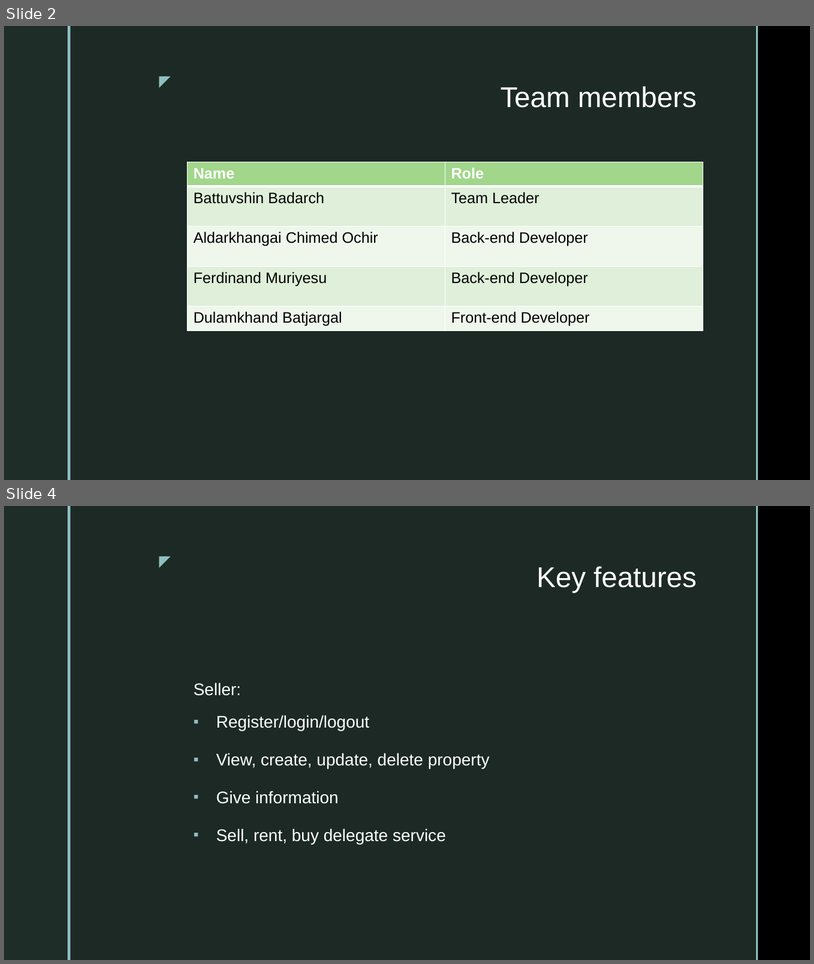
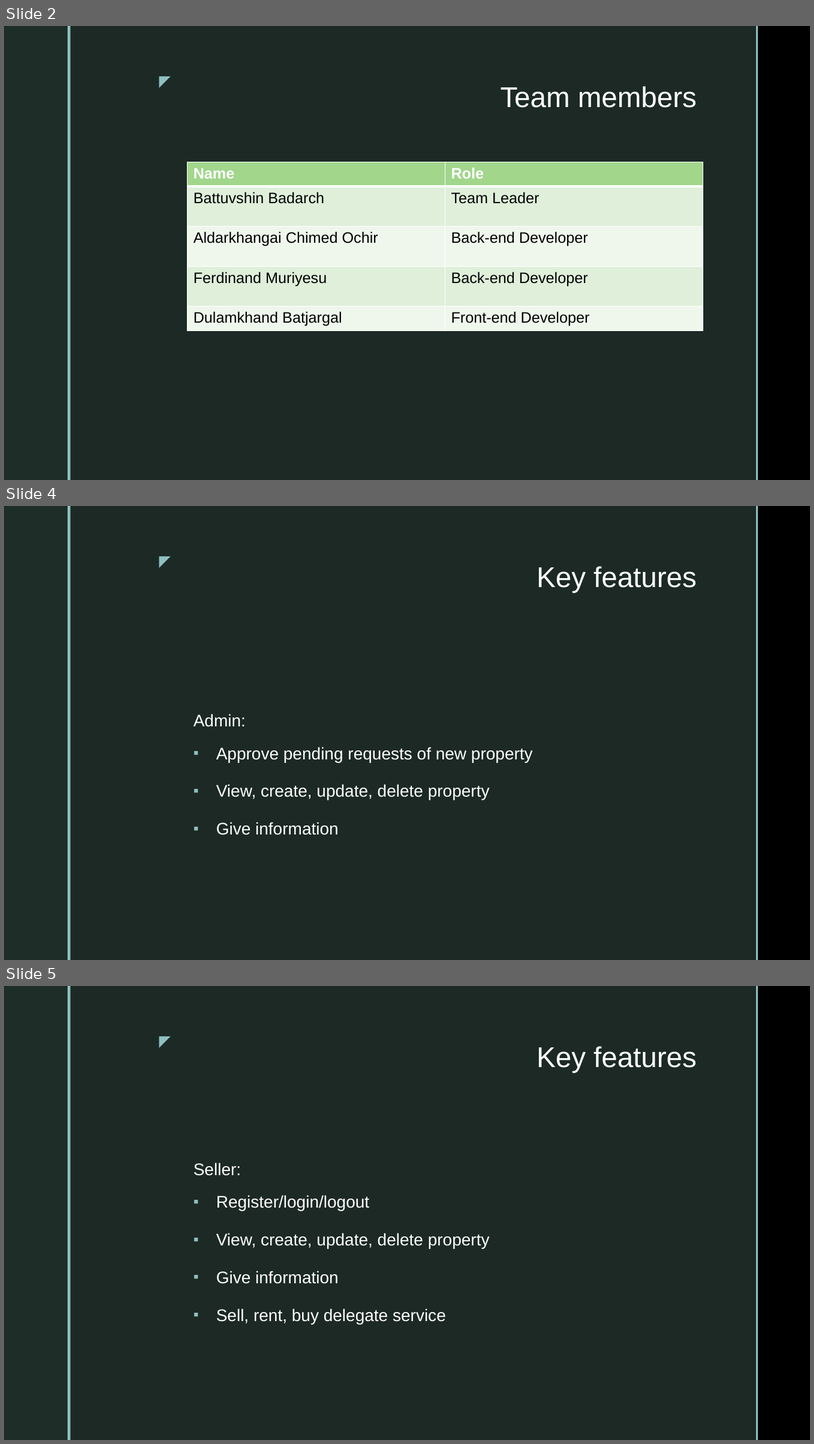
Before and after one commit to tuvshinbt/RealStateManagement, a slide deck: doc/Project presentation.pptx. Shown one above the other, each under a label of ours: slides 2 and 4 before the commit, slides 2, 4 and 5 after it; the slides between them are not shown. The pictures are 814x964 and 814x1444 pixels, drawn with LibreOffice and Linux fonts; fonts in the diff are those of the drawing; background and template pictures are left out. Boxes give left, top, right and bottom in pixels: in the first picture for what was removed or moved away, otherwise in the second. Text is boxed around its words. In the diff, an @@ line names an element or a change of style, - is before the commit and + after.

```diff
--- a/doc/Project presentation.pptx
+++ b/doc/Project presentation.pptx
@@ slide 4 added at [4, 506, 810, 960], background picture (left out); not listed: 5 template elements that a slide beside it also shows @@
@@ title added at [537, 566, 697, 592], 34 pt, text #FFFFFF @@
+Key features
@@ text added at [194, 714, 533, 835], 20 pt, text #FFFFFF @@
+Admin:
+▪ Approve pending requests of new property
+▪ View, create, update, delete property
+▪ Give information
@@ what was slide 4 is now slide 5 @@
```
Also in this commit, not shown: 6 slides changed, 1 other slide added.
